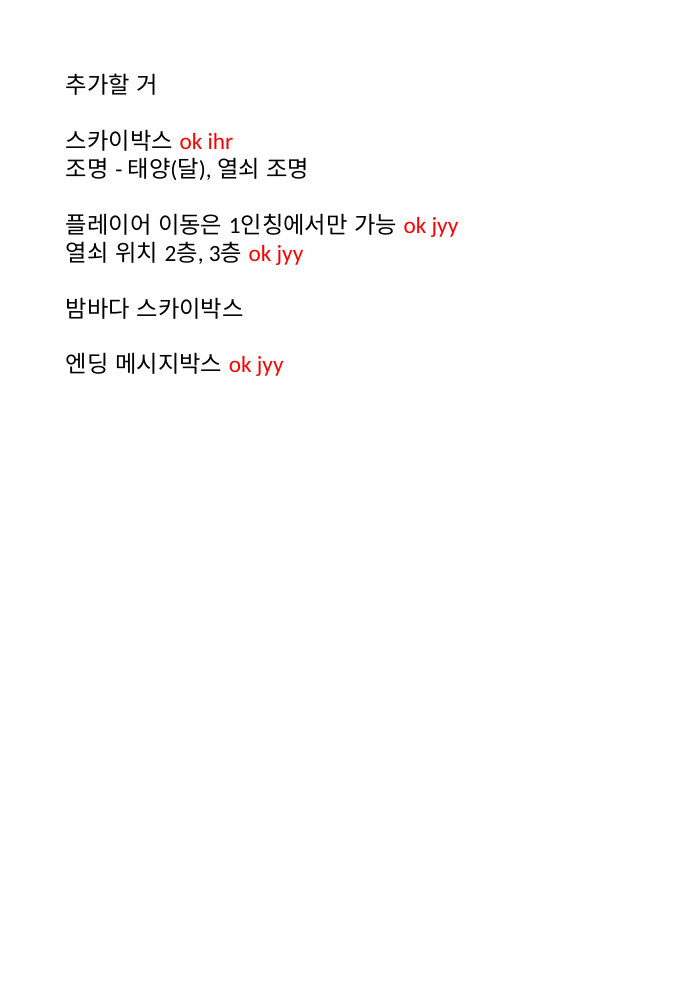
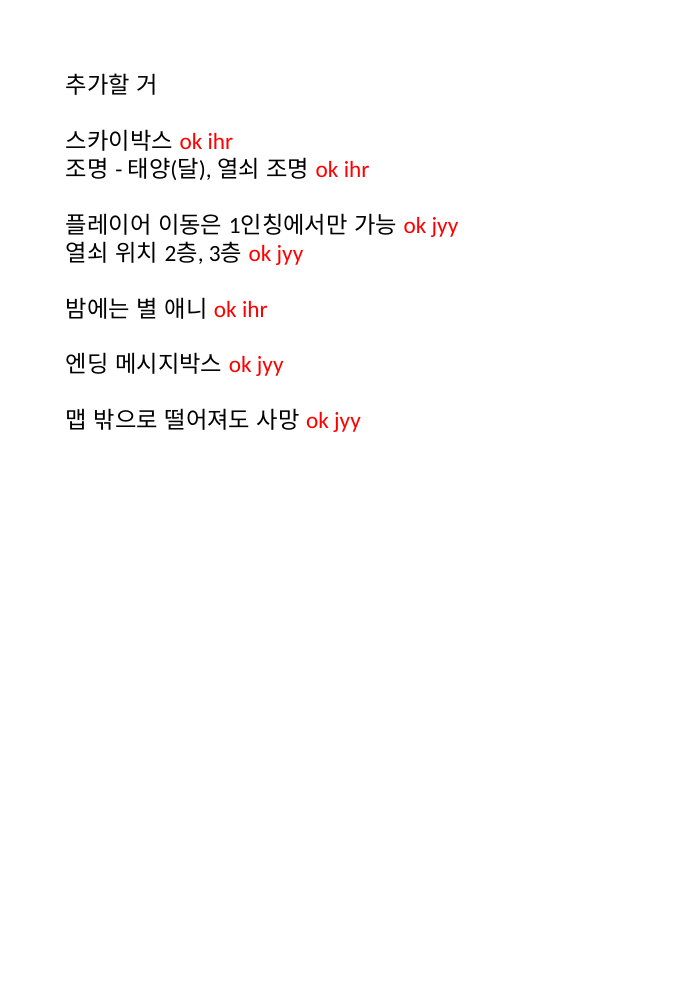
Before and after one commit to iop01447/2-2-ComputerGraphics-CUBE-ISLE, a slide deck: slide 6 of 컴그_기말프로젝트_제안서.pptx. Drawn at 698x1008 pixels with LibreOffice and Linux fonts; fonts in the diff are those of the drawing. Boxes give left, top, right and bottom in pixels: in the first picture for what was removed or moved away, otherwise in the second. Text is boxed around its words. In the diff, an @@ line names an element or a change of style, - is before the commit and + after.

```diff
--- a/컴그_기말프로젝트_제안서.pptx
+++ b/컴그_기말프로젝트_제안서.pptx
@@ text at box(66, 157, 370, 180): text changed @@
-조명 - 태양(달), 열쇠 조명
+조명 - 태양(달), 열쇠 조명 ok ihr
@@ text at box(66, 297, 268, 319): text changed @@
-밤바다 스카이박스
+밤에는 별 애니 ok ihr
@@ text at box(66, 408, 361, 432): paragraph added @@
+맵 밖으로 떨어져도 사망 ok jyy
```
Also in this commit, not shown: 1 other slide changed, 1 other file.
